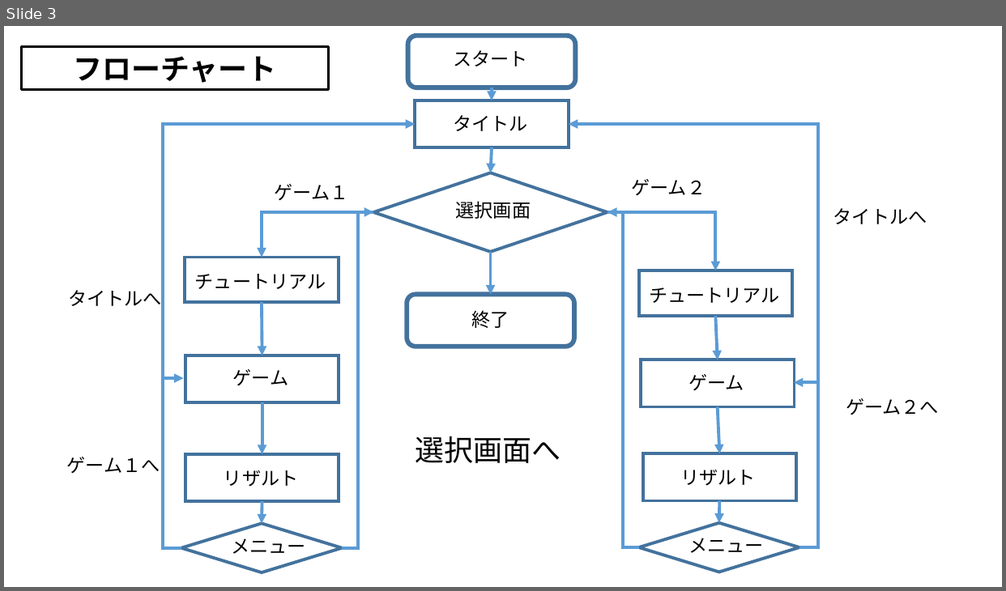
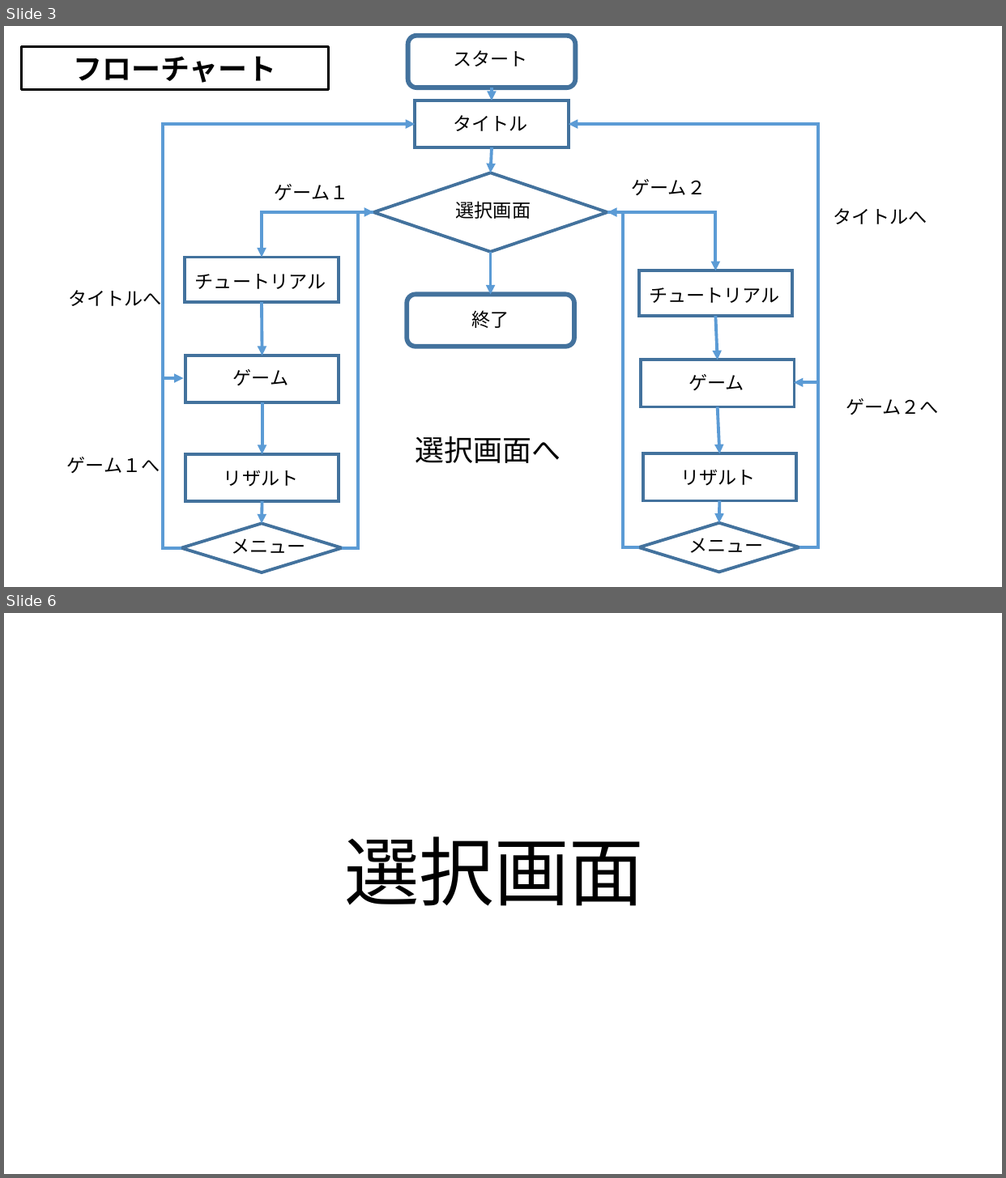
Before and after one commit to MizukiKato0416/sotsugyou_time_kato, a slide deck: 卒業制作_大元_ミニゲーム大全（仮）.pptx. Shown one above the other, each under a label of ours: slide 3 before the commit, slides 3 and 6 after it; the slides between them are not shown. The pictures are 1006x591 and 1006x1178 pixels, drawn with LibreOffice and Linux fonts; fonts in the diff are those of the drawing. Boxes give left, top, right and bottom in pixels: in the first picture for what was removed or moved away, otherwise in the second. Text is boxed around its words. In the diff, an @@ line names an element or a change of style, - is before the commit and + after.

```diff
--- a/卒業制作_大元_ミニゲーム大全（仮）.pptx
+++ b/卒業制作_大元_ミニゲーム大全（仮）.pptx
@@ slide 6 added at bbox=[4, 613, 1002, 1174], background #FFFFFF @@
@@ title added at bbox=[345, 837, 645, 906], 72 pt, text #000000 @@
+選択画面
```
Also in this commit, not shown: 1 slide changed, 11 other slides added, 2 other files.
